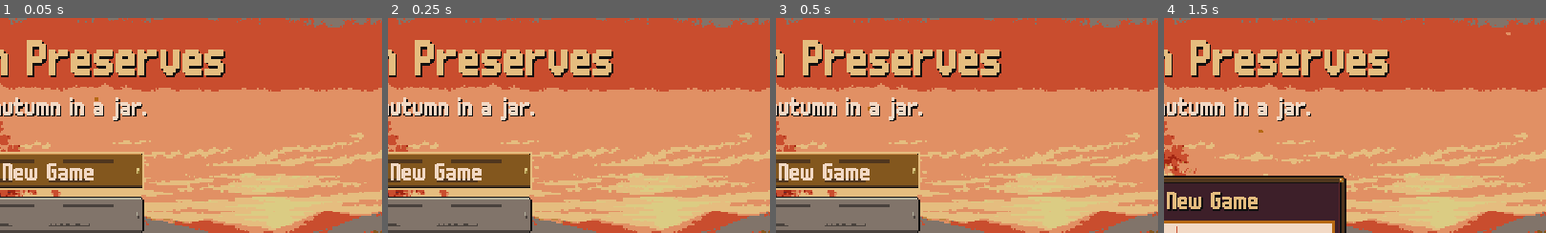
Above: before the commit, frames 1-4 (left to right).
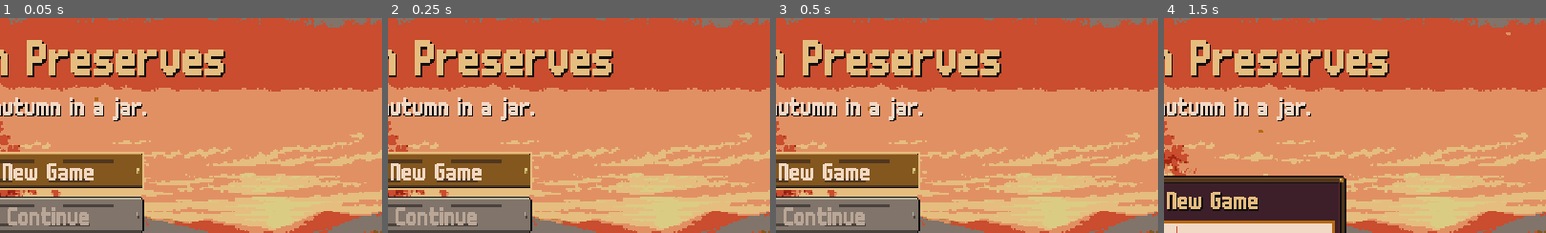
Above: after the commit, the same moments.

Repository: izzetemredemir/autumn-preserves
Game: Godot game, scene res://scenes/title/title.tscn
The game is run twice, just before and just after one commit, with the same random seed, the same clock (stepped at 60 frames per second) and the same inputs.
Inputs (mouse positions are % of the whole screen's width and height, from its top left):
- Up to frame 1 (0.05 s): no input
- Up to frame 2 (0.25 s): no input
- Up to frame 3 (0.5 s): no input
- Up to frame 4 (1.5 s): click "New Game" at 0.5 s; click (54, 56) at 1.27 s; type "12" at 1.35 s
The pictures show only the part of the screen within x 44-94%, y 4-54%; the shares and areas given below are measured in that part.

The runs differ from the first frame. In frame 1, 0.9% of the frame differs, in the area x 2-24%, y 88-97%; in frame 2, 0.9%; in frame 3, 0.9%; in frame 4, nothing differs.

Commit message:
fix(ui): readable disabled buttons

Diff:
--- a/game/ui/theme/theme.tres
+++ b/game/ui/theme/theme.tres
@@ -203,7 +203,7 @@
 Button/colors/font_color = Color(0.9490, 0.8510, 0.7725, 1)
 Button/colors/font_hover_color = Color(0.9490, 0.8510, 0.7725, 1)
 Button/colors/font_pressed_color = Color(0.7255, 0.6510, 0.5922, 1)
-Button/colors/font_disabled_color = Color(0.5059, 0.4549, 0.4157, 1)
+Button/colors/font_disabled_color = Color(0.7255, 0.6510, 0.5922, 1)
 Button/colors/font_focus_color = Color(0.9490, 0.8510, 0.7725, 1)
 Button/styles/normal = SubResource("btn_normal")
 Button/styles/hover = SubResource("btn_hover")
